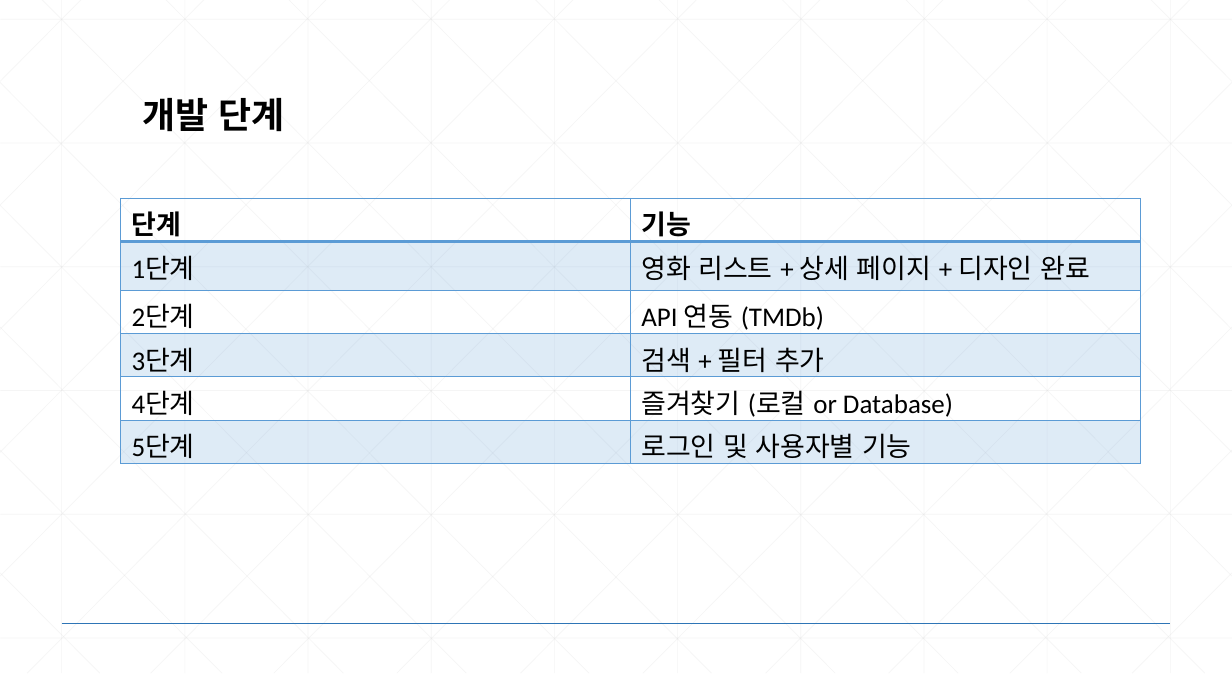
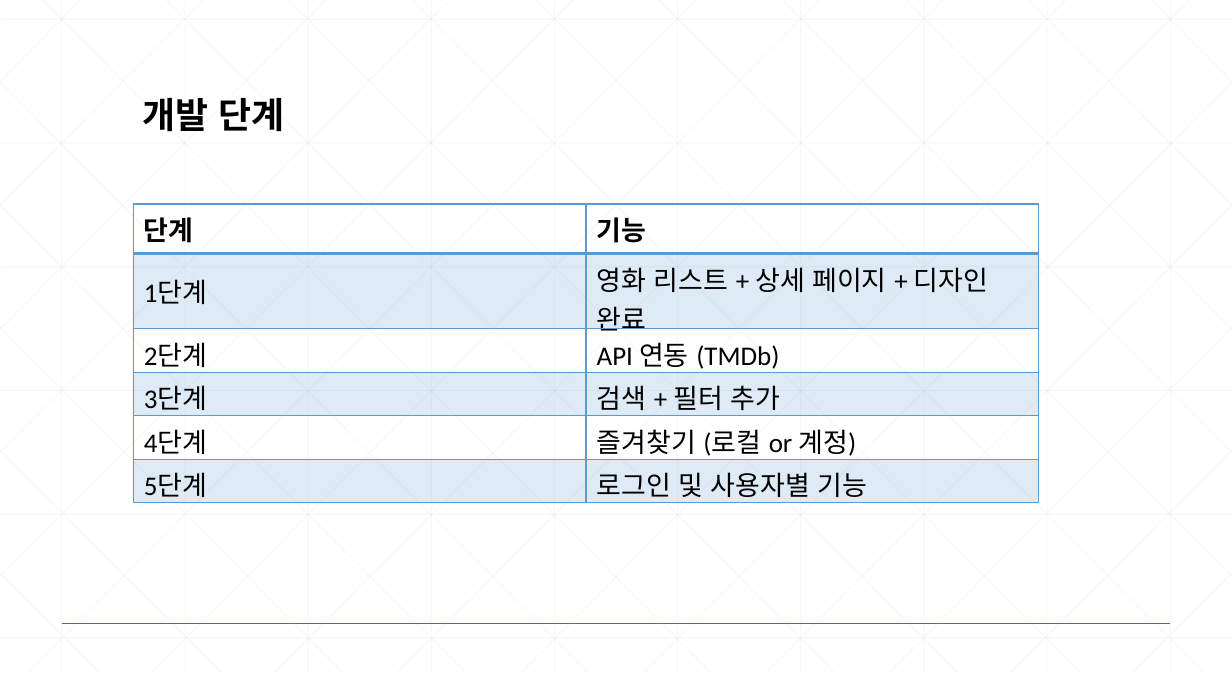
Before and after one commit to jmh1012/TIL, a slide deck: slide 3 of 과제/9주차.ppt. Drawn at 1232x693 pixels with LibreOffice and Linux fonts; fonts in the diff are those of the drawing. Boxes give left, top, right and bottom in pixels: in the first picture for what was removed or moved away, otherwise in the second. Text is boxed around its words. In the diff, an @@ line names an element or a change of style, - is before the commit and + after.

```diff
--- a/과제/9주차.ppt
+++ b/과제/9주차.ppt
@@ table at [133, 204, 1039, 507] @@
-row 5, column 2: 즐겨찾기 (로컬 or Database)
+row 5, column 2: 즐겨찾기 (로컬 or 계정)
@@ table: place and size @@
-table at [121, 199, 1141, 468]
+table at [133, 204, 1039, 507]
```
Also in this commit, not shown: 1 other slide changed.
